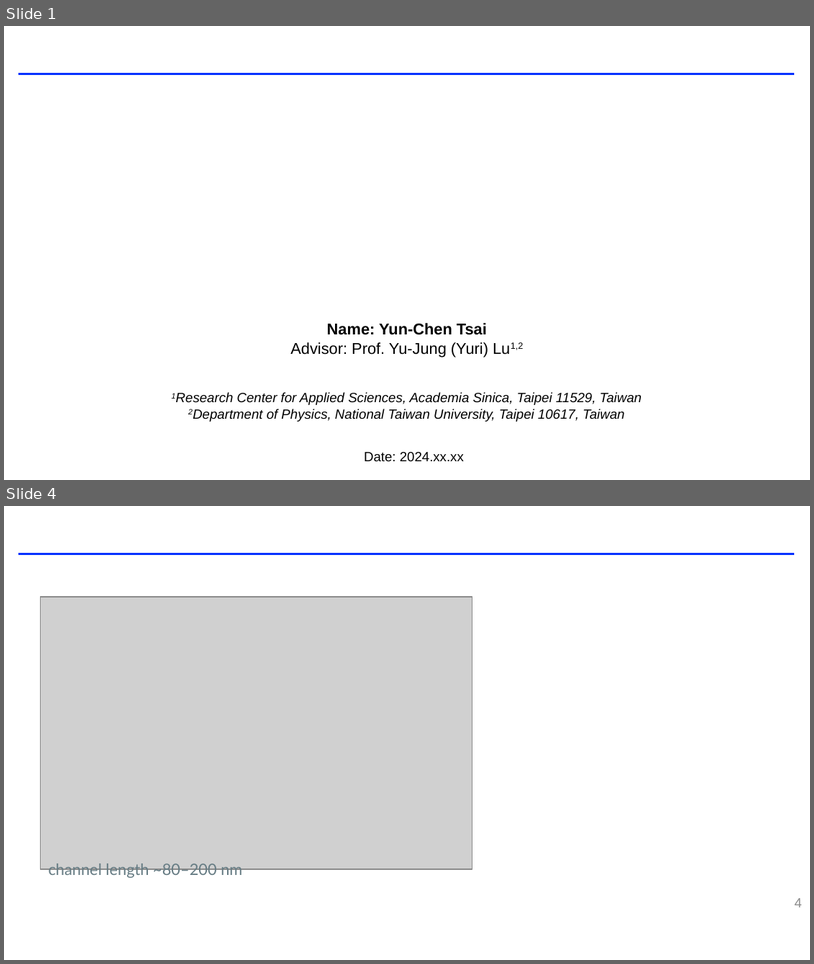
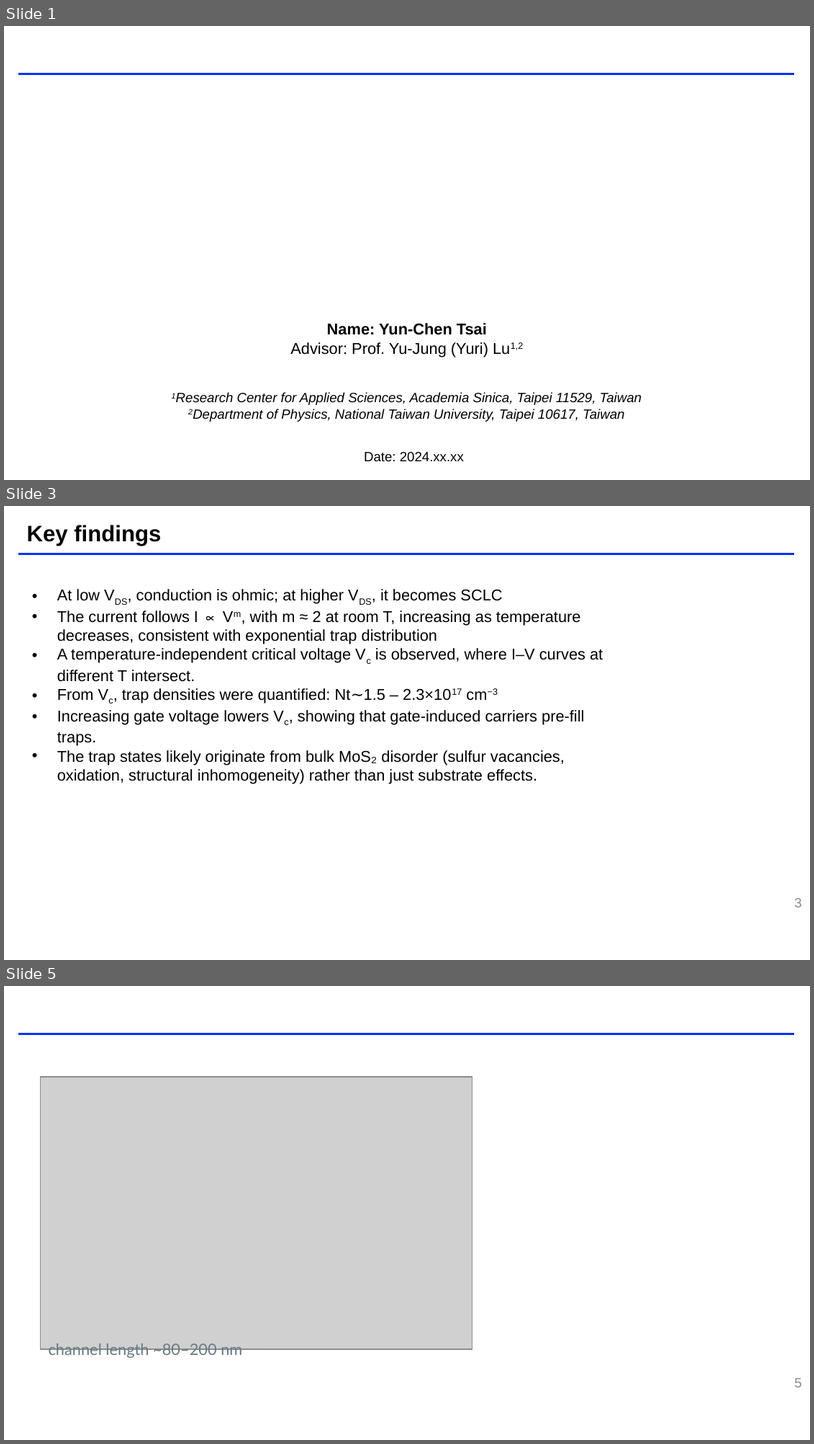
Before and after one commit to Coffeeyaya/PHYSICS_MASTER, a slide deck: mos2/mos2_1/note.pptx. Shown one above the other, each under a label of ours: slides 1 and 4 before the commit, slides 1, 3 and 5 after it; the slides between them are not shown. The pictures are 814x964 and 814x1444 pixels, drawn with LibreOffice and Linux fonts; fonts in the diff are those of the drawing; grey boxes stand for pictures; background and template pictures are left out. Boxes give left, top, right and bottom in pixels: in the first picture for what was removed or moved away, otherwise in the second. Text is boxed around its words. In the diff, an @@ line names an element or a change of style, - is before the commit and + after.

```diff
--- a/mos2/mos2_1/note.pptx
+++ b/mos2/mos2_1/note.pptx
@@ slide 3 added at (x1=4, y1=506, x2=810, y2=960), background #FFFFFF; not listed: 1 template element that a slide beside it also shows @@
@@ title added at (x1=27, y1=525, x2=161, y2=546), 20 pt, text #000000, bold @@
+Key findings
@@ text added at (x1=57, y1=589, x2=603, y2=784), 14 pt, text #000000 @@
+• At low VDS, conduction is ohmic; at higher VDS, it becomes SCLC
+• The current follows I ∝ Vm, with m ≈ 2 at room T, increasing as temperature decreases, consistent with exponential trap distribution
+• A temperature-independent critical voltage Vc is observed, where I–V curves at different T intersect.
+• From Vc, trap densities were quantified: Nt∼1.5 – 2.3×1017 cm−3
+• Increasing gate voltage lowers Vc, showing that gate-induced carriers pre-fill traps.
+• The trap states likely originate from bulk MoS₂ disorder (sulfur vacancies, oxidation, structural inhomogeneity) rather than just substrate effects.
@@ page number added at (x1=795, y1=898, x2=802, y2=907), 12 pt, text #8C8C8C @@
+3
@@ what was slide 4 is now slide 5 @@
@@ page number at (x1=795, y1=1378, x2=802, y2=1387): text changed @@
-4
+5
```
Also in this commit, not shown: 2 slides changed, 1 other slide added, 5 other files.
